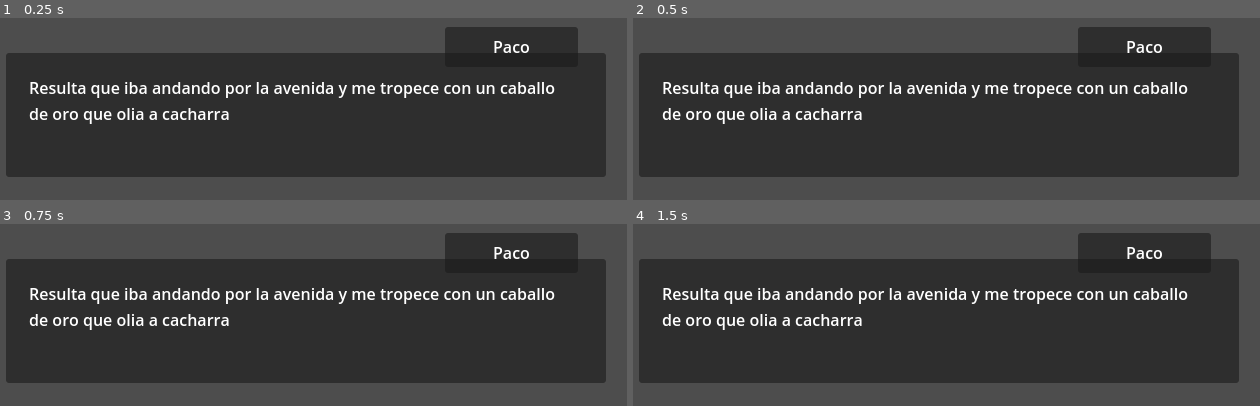
Above: before the commit, frames 1-4 (two rows, left to right).
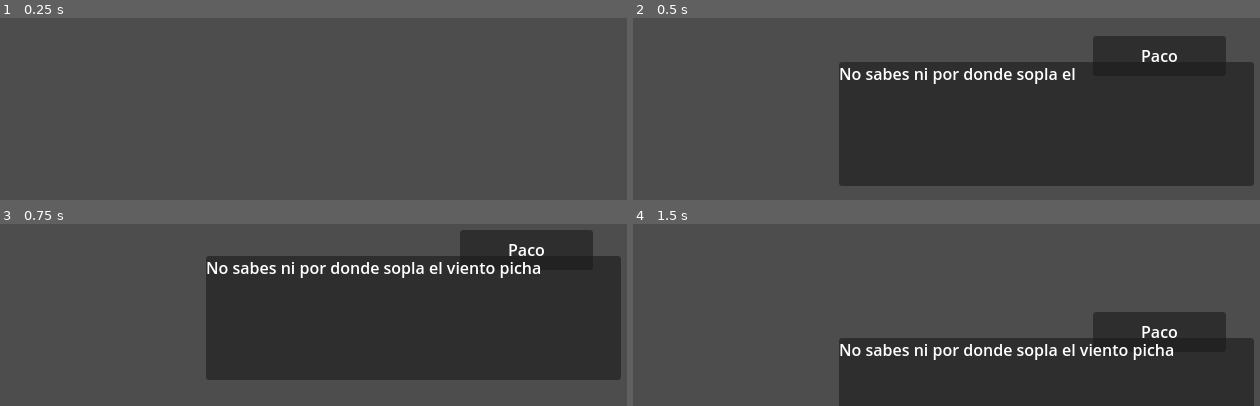
Above: after the commit, the same moments.

Repository: Goonie19/TherapySunProject
Game: Godot game, scene res://scenes/Dialogue Scene/DialoguePanel.tscn
The game is run twice, just before and just after one commit, with the same random seed, the same clock (stepped at 60 frames per second) and the same inputs. Before the commit the project has no main scene; this scene is started directly in both runs.
Inputs (mouse positions are in pixels of both pictures, inside the frame that each line leads up to):
- Up to frame 1 (0.25 s): no input
- Up to frame 2 (0.5 s): no input
- Up to frame 3 (0.75 s): click (outside the picture) at 0.52 s
- Up to frame 4 (1.5 s): click (outside the picture) at 1.27 s

The runs differ from the first frame. In frame 1, 68% of the frame differs, in the area x 0-97%, y 4-88%; in frame 2, 33%; in frame 3, 29%; in frame 4, 60%.

Commit message:
Dialogue System without options finished

Diff:
--- a/Resources/Dialogue1.tres
+++ /dev/null
@@ -1,11 +0,0 @@
-[gd_resource type="Resource" script_class="dialogue_data" load_steps=3 format=3 uid="uid://cbdavorndg61p"]
-
-[ext_resource type="Script" uid="uid://b4bbkbioa7dsg" path="res://scripts/DialogueSystem/Model/dialogue_data.gd" id="1_pjy0c"]
-[ext_resource type="Script" uid="uid://btw443pl7fl7o" path="res://scripts/DialogueSystem/Model/sentence_data.gd" id="2_qchb6"]
-
-[resource]
-resource_name = "Dialogue1"
-script = ExtResource("1_pjy0c")
-dialogue_id = "Dialogue 1"
-sentences = Array[ExtResource("2_qchb6")]([])
-metadata/_custom_type_script = "uid://b4bbkbioa7dsg"
--- /dev/null
+++ b/Resources/character.tres
@@ -0,0 +1,8 @@
+[gd_resource type="Resource" script_class="character_data" load_steps=2 format=3 uid="uid://c4kl8kakl7bv2"]
+
+[ext_resource type="Script" uid="uid://bvwqyxvrtm3ug" path="res://scripts/DialogueSystem/Model/character_data.gd" id="1_ieg2s"]
+
+[resource]
+script = ExtResource("1_ieg2s")
+character_name = "Paco"
+metadata/_custom_type_script = "uid://bvwqyxvrtm3ug"
--- /dev/null
+++ b/Resources/dialogue.tres
@@ -0,0 +1,11 @@
+[gd_resource type="Resource" script_class="dialogue_data" load_steps=4 format=3 uid="uid://ceebov6stvs3d"]
+
+[ext_resource type="Script" uid="uid://b4bbkbioa7dsg" path="res://scripts/DialogueSystem/Model/dialogue_data.gd" id="1_yy1g3"]
+[ext_resource type="Script" uid="uid://btw443pl7fl7o" path="res://scripts/DialogueSystem/Model/sentence_data.gd" id="2_uvngu"]
+[ext_resource type="Resource" uid="uid://cfex1y03q1pjc" path="res://Resources/sentence.tres" id="3_uvngu"]
+
+[resource]
+script = ExtResource("1_yy1g3")
+dialogue_id = "dialogo claramente no nulo"
+sentences = Array[ExtResource("2_uvngu")]([ExtResource("3_uvngu")])
+metadata/_custom_type_script = "uid://b4bbkbioa7dsg"
--- /dev/null
+++ b/Resources/sentence.tres
@@ -0,0 +1,11 @@
+[gd_resource type="Resource" script_class="sentence_data" load_steps=3 format=3 uid="uid://cfex1y03q1pjc"]
+
+[ext_resource type="Script" uid="uid://btw443pl7fl7o" path="res://scripts/DialogueSystem/Model/sentence_data.gd" id="1_47w4h"]
+[ext_resource type="Resource" uid="uid://c4kl8kakl7bv2" path="res://Resources/character.tres" id="1_hf8db"]
+
+[resource]
+script = ExtResource("1_47w4h")
+character_speaking = ExtResource("1_hf8db")
+dialogue_string = "No sabes ni por donde sopla el viento picha"
+answers = Array[String]([])
+metadata/_custom_type_script = "uid://btw443pl7fl7o"
--- a/project.godot
+++ b/project.godot
@@ -11,6 +11,7 @@
 [application]
 
 config/name="El sol va a terapia"
+run/main_scene="uid://cj4asau0sfw6f"
 config/features=PackedStringArray("4.4", "GL Compatibility")
 config/icon="res://icon.svg"
 
@@ -20,8 +21,3 @@
 window/size/viewport_height=600
 window/size/resizable=false
 window/size/borderless=true
-
-[rendering]
-
-renderer/rendering_method="gl_compatibility"
-renderer/rendering_method.mobile="gl_compatibility"
--- a/scenes/Dialogue Scene/DialoguePanel.tscn
+++ b/scenes/Dialogue Scene/DialoguePanel.tscn
@@ -1,9 +1,82 @@
-[gd_scene load_steps=3 format=3 uid="uid://cj4asau0sfw6f"]
+[gd_scene load_steps=8 format=3 uid="uid://cj4asau0sfw6f"]
 
 [ext_resource type="Script" uid="uid://n075vu8enijl" path="res://scripts/DialogueSystem/View/dialogue_view.gd" id="1_gdf5x"]
-[ext_resource type="Resource" uid="uid://cbdavorndg61p" path="res://Resources/Dialogue1.tres" id="2_ejk6b"]
+[ext_resource type="Resource" uid="uid://ceebov6stvs3d" path="res://Resources/dialogue.tres" id="2_ejk6b"]
 
-[node name="DialoguePanel" type="Control" node_paths=PackedStringArray("dialogue_text", "dialogue_name_text")]
+[sub_resource type="Animation" id="Animation_ejk6b"]
+resource_name = "Appear"
+length = 0.500002
+step = 0.0166667
+tracks/0/type = "value"
+tracks/0/imported = false
+tracks/0/enabled = true
+tracks/0/path = NodePath("Dialogue Image:position")
+tracks/0/interp = 1
+tracks/0/loop_wrap = true
+tracks/0/keys = {
+"times": PackedFloat32Array(0, 0.5),
+"transitions": PackedFloat32Array(1, 1),
+"update": 0,
+"values": [Vector2(300, 800), Vector2(300, 450)]
+}
+
+[sub_resource type="Animation" id="Animation_t6upd"]
+length = 0.001
+tracks/0/type = "value"
+tracks/0/imported = false
+tracks/0/enabled = true
+tracks/0/path = NodePath("Dialogue Image:position")
+tracks/0/interp = 1
+tracks/0/loop_wrap = true
+tracks/0/keys = {
+"times": PackedFloat32Array(0),
+"transitions": PackedFloat32Array(1),
+"update": 0,
+"values": [Vector2(100, 453)]
+}
+
+[sub_resource type="Animation" id="Animation_5pj5s"]
+resource_name = "Disappear"
+length = 0.500002
+step = 0.0166667
+tracks/0/type = "value"
+tracks/0/imported = false
+tracks/0/enabled = true
+tracks/0/path = NodePath("Dialogue Image:position")
+tracks/0/interp = 1
+tracks/0/loop_wrap = true
+tracks/0/keys = {
+"times": PackedFloat32Array(0, 0.5),
+"transitions": PackedFloat32Array(1, 1),
+"update": 0,
+"values": [Vector2(300, 450), Vector2(300, 800)]
+}
+
+[sub_resource type="Animation" id="Animation_d7f5w"]
+resource_name = "AppearOptions"
+step = 0.0166667
+tracks/0/type = "value"
+tracks/0/imported = false
+tracks/0/enabled = true
+tracks/0/path = NodePath("Dialogue Image:position")
+tracks/0/interp = 1
+tracks/0/loop_wrap = true
+tracks/0/keys = {
+"times": PackedFloat32Array(),
+"transitions": PackedFloat32Array(),
+"update": 0,
+"values": []
+}
+
+[sub_resource type="AnimationLibrary" id="AnimationLibrary_5pj5s"]
+_data = {
+&"Appear": SubResource("Animation_ejk6b"),
+&"AppearOptions": SubResource("Animation_d7f5w"),
+&"Disappear": SubResource("Animation_5pj5s"),
+&"RESET": SubResource("Animation_t6upd")
+}
+
+[node name="DialoguePanel" type="Control" node_paths=PackedStringArray("dialogue_text", "dialogue_name_text", "timer", "dialogue_panel_animation_player")]
 layout_mode = 3
 anchors_preset = 15
 anchor_right = 1.0
@@ -13,7 +86,9 @@
 script = ExtResource("1_gdf5x")
 dialogue_text = NodePath("Dialogue Image/Dialogue Text Label")
 dialogue_name_text = NodePath("Dialogue Image/Name Panel/Name Text Label")
+timer = NodePath("Timer")
 dialogue = ExtResource("2_ejk6b")
+dialogue_panel_animation_player = NodePath("AnimationPlayer")
 
 [node name="Dialogue Image" type="Panel" parent="."]
 layout_mode = 1
@@ -23,11 +98,11 @@
 anchor_bottom = 1.0
 offset_left = 100.0
 offset_top = -147.0
-offset_right = -100.0
+offset_right = -285.0
 offset_bottom = -23.0
 grow_horizontal = 2
 grow_vertical = 0
-pivot_offset = Vector2(311, 58)
+pivot_offset = Vector2(207.5, 58)
 
 [node name="Name Panel" type="Panel" parent="Dialogue Image"]
 layout_mode = 1
@@ -51,16 +126,50 @@
 horizontal_alignment = 1
 vertical_alignment = 1
 
-[node name="Dialogue Text Label" type="Label" parent="Dialogue Image"]
+[node name="Dialogue Text Label" type="RichTextLabel" parent="Dialogue Image"]
 layout_mode = 1
 anchors_preset = 15
 anchor_right = 1.0
 anchor_bottom = 1.0
-offset_left = 23.0
-offset_top = 23.0
-offset_right = -28.0
-offset_bottom = -14.0
 grow_horizontal = 2
 grow_vertical = 2
-text = "Resulta que iba andando por la avenida y me tropece con un caballo de oro que olia a cacharra"
-autowrap_mode = 3
+
+[node name="Answers" type="Control" parent="Dialogue Image"]
+visible = false
+layout_mode = 1
+anchors_preset = 4
+anchor_top = 0.5
+anchor_bottom = 0.5
+grow_vertical = 2
+
+[node name="Answer 1" type="Button" parent="Dialogue Image/Answers"]
+layout_mode = 0
+offset_left = -254.0
+offset_top = -59.0
+offset_right = -33.0
+offset_bottom = -20.0
+text = "Esto es una respuesta"
+
+[node name="Answer 2" type="Button" parent="Dialogue Image/Answers"]
+offset_left = -254.0
+offset_top = 22.0
+offset_right = -33.0
+offset_bottom = 61.0
+text = "Esto es una respuesta"
+
+[node name="AnimationPlayer" type="AnimationPlayer" parent="."]
+libraries = {
+&"": SubResource("AnimationLibrary_5pj5s")
+}
+
+[node name="Timer" type="Timer" parent="."]
+
+[node name="TextureButton" type="TextureButton" parent="."]
+layout_mode = 1
+anchors_preset = 15
+anchor_right = 1.0
+anchor_bottom = 1.0
+grow_horizontal = 2
+grow_vertical = 2
+
+[connection signal="pressed" from="TextureButton" to="." method="press_next_button"]
--- a/scripts/DialogueSystem/Model/character_data.gd
+++ b/scripts/DialogueSystem/Model/character_data.gd
@@ -7,7 +7,7 @@
 @export var character_happy_pose: Texture2D
 @export var character_angry_pose: Texture2D
 
-func _init(name, base_pose, happy_pose, angry_pose):
+func _init(name = "", base_pose = null, happy_pose = null, angry_pose = null):
 	character_name = name
 	character_base_pose = base_pose
 	character_happy_pose = happy_pose
--- a/scripts/DialogueSystem/Model/dialogue_data.gd
+++ b/scripts/DialogueSystem/Model/dialogue_data.gd
@@ -5,7 +5,7 @@
 @export var dialogue_id: String
 @export var sentences: Array[sentence_data]
 
-func _init(id: String, sentence_array: Array[sentence_data]):
+func _init(id: String = "", sentence_array: Array[sentence_data] = []):
 	dialogue_id = id
 	sentences = sentence_array
 
--- a/scripts/DialogueSystem/Model/dialogue_model.gd
+++ b/scripts/DialogueSystem/Model/dialogue_model.gd
@@ -4,6 +4,7 @@
 
 func setup(d_data : dialogue_data):
 	dialogue = d_data
+	print(d_data)
 
 func add(dialogue_sentence: sentence_data):
 	dialogue.add_sentence(dialogue_sentence)
--- a/scripts/DialogueSystem/Model/sentence_data.gd
+++ b/scripts/DialogueSystem/Model/sentence_data.gd
@@ -6,6 +6,6 @@
 
 @export var answers: Array[String]
 
-func _init(character: character_data, dialogue_text: String):
+func _init(character: character_data = null, dialogue_text: String = ""):
 	character_speaking = character
 	dialogue_string = dialogue_text
--- a/scripts/DialogueSystem/Presenter/dialogue_presenter.gd
+++ b/scripts/DialogueSystem/Presenter/dialogue_presenter.gd
@@ -1,4 +1,3 @@
-extends Node
 class_name dialogue_presenter
 
 var view: DialogueView
@@ -7,9 +6,10 @@
 var nextSentence: bool
 var sentenceCompleted: bool
 
-func _init(copy_view: DialogueView, model_copy: DialogueModel):
+func _init(copy_view: DialogueView, data: dialogue_data):
 	view = copy_view
-	model = model_copy
+	model = DialogueModel.new()
+	model.setup(data)
 
 	connect_view()
 
@@ -25,6 +25,11 @@
 	else:
 		nextSentence = true
 
+func start_dialogue():
+	view.show_dialogue_panel()
+
+	update_text_async()
+
 func finish_dialogue():
 	nextSentence = false
 	sentenceCompleted = false
@@ -35,7 +40,6 @@
 func update_text_async() -> void:
 	var i: int = 0
 	var j: int = 0
-
 	while i < model.dialogue.sentences.size():
 		sentenceCompleted = false
 		nextSentence = false
@@ -45,9 +49,9 @@
 		j = 0
 		while j < model.dialogue.sentences[i].dialogue_string.length() and not sentenceCompleted:
 			update(j)
-			await get_tree().create_timer(0.05).timeout
-
-			++j
+			view.timer.start(0.01)
+			await view.timer.timeout
+			j += 1
 
 		update(model.dialogue.sentences[i].dialogue_string.length())
 
@@ -57,9 +61,10 @@
 		sentenceCompleted = true
 
 		while not nextSentence:
-			await get_tree().create_timer(0.001).timeout
+			view.timer.start(0.001)
+			await view.timer.timeout
 
-		++i
+		i += 1
 
 	view.hide_dialogue_panel()
 
--- a/scripts/DialogueSystem/View/dialogue_view.gd
+++ b/scripts/DialogueSystem/View/dialogue_view.gd
@@ -2,9 +2,10 @@
 
 class_name DialogueView
 
-@export var dialogue_text: Label
+@export var dialogue_text: RichTextLabel
 @export var dialogue_name_text: Label
 @export var answer_buttons: Array[Button]
+@export var timer: Timer
 
 @export var dialogue : dialogue_data
 
@@ -17,16 +18,23 @@
 signal on_options_showed
 signal on_options_hidden
 
+var presenter: dialogue_presenter
+
 var current_sentence: String = ""
+
+func _ready():
+	start_dialogue(dialogue)
+
+func start_dialogue(dialogue: dialogue_data):
+	presenter = dialogue_presenter.new(self, dialogue)
+	presenter.start_dialogue()
 
 func set_sentence(sentence: sentence_data):
 	current_sentence = sentence.dialogue_string
 
 func update_text(index: int):
-	var text = ""
-	text = current_sentence.substr(0, index)
-	text = text + "[color=#00000000]" + current_sentence.substr(index) + "[/color]"
-	dialogue_text.text = text
+	dialogue_text.text = current_sentence
+	dialogue_text.visible_characters = index + 1
 
 func show_dialogue_panel():
 	dialogue_panel_animation_player.play("Appear")
